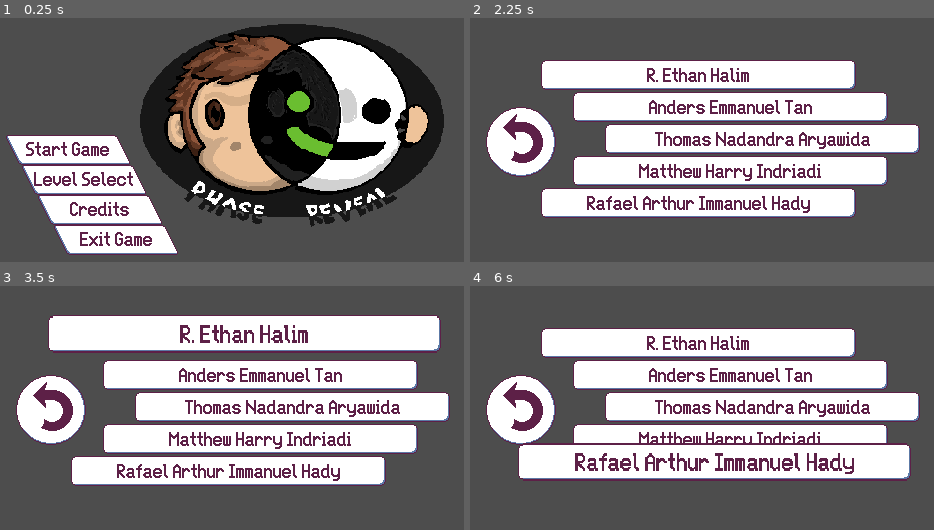
Above: before the commit, frames 1-4 (two rows, left to right).
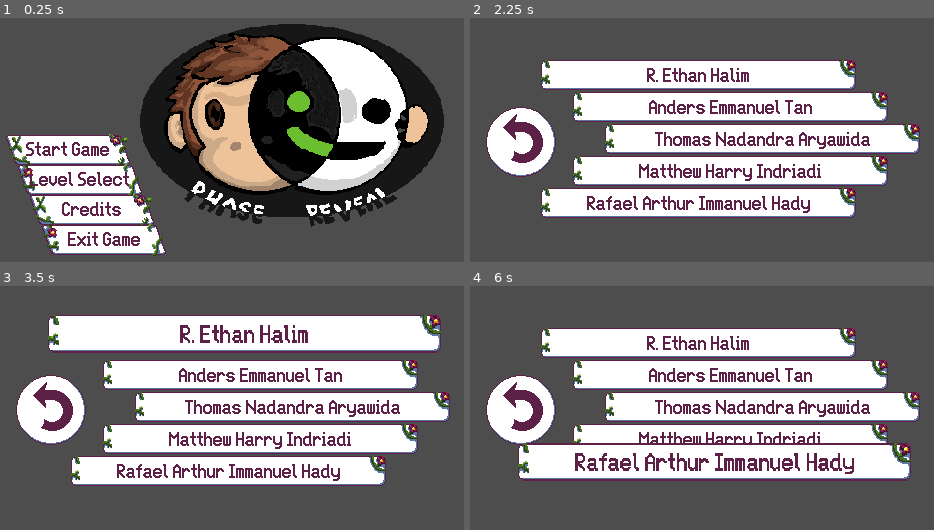
Above: after the commit, the same moments.

Repository: avaxar/phase-reveal
Game: Godot game, scene res://ui/title_screen/title_screen.tscn
The game is run twice, just before and just after one commit, with the same random seed, the same clock (stepped at 60 frames per second) and the same inputs. This scene is started directly instead of the project's main scene.
Inputs:
- Up to frame 1 (0.25 s): no input
- Up to frame 2 (2.25 s): click "Level Select" at 0.5 s; click "Test" at 1.25 s; click "Credits" at 2 s
- Up to frame 3 (3.5 s): click "R. Ethan Halim" at 2.75 s
- Up to frame 4 (6 s): click "Anders Emmanuel Tan" at 3.5 s; click "Thomas Nadandra Aryawida" at 4.25 s; click "Matthew Harry Indriadi" at 5 s; click "Rafael Arthur Immanuel Hady" at 5.75 s

The runs differ from the first frame. In frame 1, 3.9% of the frame differs, in the area x 1-39%, y 47-98%; in frame 2, 1.2%; in frame 3, 1.4%; in frame 4, 1.3%.

Commit message:
Updated Title Screen

Diff:
--- a/ui/buttons/button.tscn
+++ b/ui/buttons/button.tscn
@@ -1,7 +1,7 @@
 [gd_scene format=3 uid="uid://dhlfykxrhdtei"]
 
 [ext_resource type="Script" uid="uid://dklrieytpsupn" path="res://ui/buttons/button.gd" id="1_deflu"]
-[ext_resource type="Texture2D" uid="uid://cnnnwf83sv8sv" path="res://ui/buttons/button.png" id="2_sfsj8"]
+[ext_resource type="Texture2D" uid="uid://o2nxiqcc4lxm" path="res://ui/buttons/button1_1.png" id="2_x66oa"]
 [ext_resource type="FontFile" uid="uid://caod7um2jwkef" path="res://ui/buttons/button_font.ttf" id="3_x66oa"]
 
 [sub_resource type="LabelSettings" id="LabelSettings_5gjou"]
@@ -35,7 +35,7 @@
 grow_horizontal = 2
 grow_vertical = 2
 pivot_offset_ratio = Vector2(64, 16)
-texture_normal = ExtResource("2_sfsj8")
+texture_normal = ExtResource("2_x66oa")
 
 [node name="Label" type="Label" parent="TextureButton" unique_id=664656670]
 layout_mode = 1
--- a/ui/buttons/credits_button.tscn
+++ b/ui/buttons/credits_button.tscn
@@ -1,9 +1,18 @@
 [gd_scene format=3 uid="uid://ddfo6w7rqhvjv"]
 
 [ext_resource type="PackedScene" uid="uid://dhlfykxrhdtei" path="res://ui/buttons/button.tscn" id="1_ql5r3"]
-[ext_resource type="Texture2D" uid="uid://dx327lkvikd1l" path="res://ui/buttons/button2.png" id="2_cfjy1"]
+[ext_resource type="Texture2D" uid="uid://cl1eg6bkoo5pe" path="res://ui/buttons/button2_1.png" id="2_ql5r3"]
+[ext_resource type="FontFile" uid="uid://caod7um2jwkef" path="res://ui/buttons/button_font.ttf" id="3_cfjy1"]
+
+[sub_resource type="LabelSettings" id="LabelSettings_poilt"]
+font = ExtResource("3_cfjy1")
+font_size = 17
+font_color = Color(0.3647059, 0.1254902, 0.2784314, 1)
 
 [node name="CreditsButton" unique_id=1490667886 instance=ExtResource("1_ql5r3")]
 
 [node name="TextureButton" parent="." index="0" unique_id=2116613539]
-texture_normal = ExtResource("2_cfjy1")
+texture_normal = ExtResource("2_ql5r3")
+
+[node name="Label" parent="TextureButton" index="0" unique_id=664656670]
+label_settings = SubResource("LabelSettings_poilt")
--- a/ui/level_select/level_button.tscn
+++ b/ui/level_select/level_button.tscn
@@ -1,7 +1,7 @@
 [gd_scene format=3 uid="uid://cdhsom0l7780y"]
 
 [ext_resource type="Script" uid="uid://pds3e5kwla6h" path="res://ui/level_select/level_button.gd" id="1_ixtae"]
-[ext_resource type="Texture2D" uid="uid://cac21tvmiuvem" path="res://ui/level_select/level_button.png" id="2_sf8fc"]
+[ext_resource type="Texture2D" uid="uid://bqm2ih8prdx2a" path="res://ui/buttons/level_button1.png" id="2_sf8fc"]
 [ext_resource type="FontFile" uid="uid://caod7um2jwkef" path="res://ui/buttons/button_font.ttf" id="3_bho8w"]
 [ext_resource type="Texture2D" uid="uid://4n68q3ioymf8" path="res://ui/level_select/lock.png" id="4_sf8fc"]
 
--- a/ui/title_screen/title_screen.tscn
+++ b/ui/title_screen/title_screen.tscn
@@ -2,14 +2,22 @@
 
 [ext_resource type="Script" uid="uid://05qeltnb115i" path="res://ui/custom_containers/diagonal_containers.gd" id="1_ffat2"]
 [ext_resource type="Script" uid="uid://lgotqlu4jttw" path="res://ui/title_screen/title_screen.gd" id="1_rhiq2"]
-[ext_resource type="PackedScene" uid="uid://dhlfykxrhdtei" path="res://ui/buttons/button.tscn" id="2_72buf"]
 [ext_resource type="Texture2D" uid="uid://comq6mdhrmx77" path="res://ui/title_screen/splash.png" id="3_72buf"]
+[ext_resource type="Script" uid="uid://dklrieytpsupn" path="res://ui/buttons/button.gd" id="3_533ah"]
+[ext_resource type="Texture2D" uid="uid://o2nxiqcc4lxm" path="res://ui/buttons/button1_1.png" id="4_qua4x"]
 [ext_resource type="AudioStream" uid="uid://bdothn1fserm7" path="res://ui/buttons/hover.wav" id="5_2er51"]
+[ext_resource type="FontFile" uid="uid://caod7um2jwkef" path="res://ui/buttons/button_font.ttf" id="5_hhwne"]
 [ext_resource type="Script" uid="uid://bx1pbde6wnyr5" path="res://ui/custom_containers/circular_containers.gd" id="5_lgnx5"]
 [ext_resource type="PackedScene" uid="uid://ddfo6w7rqhvjv" path="res://ui/buttons/credits_button.tscn" id="6_1djn3"]
 [ext_resource type="AudioStream" uid="uid://b1wyi10l7kqo6" path="res://ui/buttons/click.wav" id="6_ca08b"]
+[ext_resource type="Texture2D" uid="uid://c37kpm0kvbcid" path="res://ui/buttons/button1_2.png" id="6_objlv"]
 [ext_resource type="PackedScene" uid="uid://bim5bk451w4jv" path="res://ui/buttons/back_button.tscn" id="7_1djn3"]
 [ext_resource type="PackedScene" uid="uid://cdhsom0l7780y" path="res://ui/level_select/level_button.tscn" id="8_gwpbi"]
+
+[sub_resource type="LabelSettings" id="LabelSettings_5gjou"]
+font = ExtResource("5_hhwne")
+font_size = 17
+font_color = Color(0.3647059, 0.1254902, 0.2784314, 1)
 
 [node name="TitleScreen" type="Control" unique_id=1774836456]
 layout_mode = 3
@@ -32,29 +40,173 @@
 size_flags_vertical = 4
 script = ExtResource("1_ffat2")
 y_dev = 30.0
-x_dev = 16.0
+x_dev = 12.0
 x_gap_dev = 0.0
 metadata/_custom_type_script = "uid://05qeltnb115i"
 
-[node name="Button" parent="ButtonsContainer/DiagonalContainer" unique_id=1490667886 instance=ExtResource("2_72buf")]
-layout_mode = 2
+[node name="Button" type="Control" parent="ButtonsContainer/DiagonalContainer" unique_id=1490667886]
+custom_minimum_size = Vector2(128, 30)
+layout_mode = 2
+script = ExtResource("3_533ah")
 action_id = "start"
 label_text = "Start Game"
 
-[node name="Button2" parent="ButtonsContainer/DiagonalContainer" unique_id=1126116840 instance=ExtResource("2_72buf")]
-layout_mode = 2
+[node name="TextureButton" type="TextureButton" parent="ButtonsContainer/DiagonalContainer/Button" unique_id=2116613539]
+layout_mode = 1
+anchors_preset = 8
+anchor_left = 0.5
+anchor_top = 0.5
+anchor_right = 0.5
+anchor_bottom = 0.5
+offset_left = -64.0
+offset_top = -16.0
+offset_right = 64.0
+offset_bottom = 16.0
+grow_horizontal = 2
+grow_vertical = 2
+pivot_offset_ratio = Vector2(64, 16)
+texture_normal = ExtResource("4_qua4x")
+
+[node name="Label" type="Label" parent="ButtonsContainer/DiagonalContainer/Button/TextureButton" unique_id=664656670]
+layout_mode = 1
+anchors_preset = 8
+anchor_left = 0.5
+anchor_top = 0.5
+anchor_right = 0.5
+anchor_bottom = 0.5
+offset_left = -20.0
+offset_top = -11.5
+offset_right = 20.0
+offset_bottom = 11.5
+grow_horizontal = 2
+grow_vertical = 2
+text = "Test"
+label_settings = SubResource("LabelSettings_5gjou")
+horizontal_alignment = 1
+vertical_alignment = 1
+
+[node name="Button2" type="Control" parent="ButtonsContainer/DiagonalContainer" unique_id=1126116840]
+custom_minimum_size = Vector2(128, 30)
+layout_mode = 2
+script = ExtResource("3_533ah")
 action_id = "levels"
 label_text = "Level Select"
 
-[node name="Button3" parent="ButtonsContainer/DiagonalContainer" unique_id=1067849086 instance=ExtResource("2_72buf")]
-layout_mode = 2
+[node name="TextureButton" type="TextureButton" parent="ButtonsContainer/DiagonalContainer/Button2" unique_id=345711332]
+layout_mode = 1
+anchors_preset = 8
+anchor_left = 0.5
+anchor_top = 0.5
+anchor_right = 0.5
+anchor_bottom = 0.5
+offset_left = -64.0
+offset_top = -16.0
+offset_right = 64.0
+offset_bottom = 16.0
+grow_horizontal = 2
+grow_vertical = 2
+pivot_offset_ratio = Vector2(64, 16)
+texture_normal = ExtResource("6_objlv")
+
+[node name="Label" type="Label" parent="ButtonsContainer/DiagonalContainer/Button2/TextureButton" unique_id=355007108]
+layout_mode = 1
+anchors_preset = 8
+anchor_left = 0.5
+anchor_top = 0.5
+anchor_right = 0.5
+anchor_bottom = 0.5
+offset_left = -20.0
+offset_top = -11.5
+offset_right = 20.0
+offset_bottom = 11.5
+grow_horizontal = 2
+grow_vertical = 2
+text = "Test"
+label_settings = SubResource("LabelSettings_5gjou")
+horizontal_alignment = 1
+vertical_alignment = 1
+
+[node name="Button3" type="Control" parent="ButtonsContainer/DiagonalContainer" unique_id=1067849086]
+custom_minimum_size = Vector2(128, 30)
+layout_mode = 2
+script = ExtResource("3_533ah")
 action_id = "credits"
 label_text = "Credits"
 
-[node name="Button4" parent="ButtonsContainer/DiagonalContainer" unique_id=2070398701 instance=ExtResource("2_72buf")]
-layout_mode = 2
+[node name="TextureButton" type="TextureButton" parent="ButtonsContainer/DiagonalContainer/Button3" unique_id=934115529]
+layout_mode = 1
+anchors_preset = 8
+anchor_left = 0.5
+anchor_top = 0.5
+anchor_right = 0.5
+anchor_bottom = 0.5
+offset_left = -64.0
+offset_top = -16.0
+offset_right = 64.0
+offset_bottom = 16.0
+grow_horizontal = 2
+grow_vertical = 2
+pivot_offset_ratio = Vector2(64, 16)
+texture_normal = ExtResource("4_qua4x")
+
+[node name="Label" type="Label" parent="ButtonsContainer/DiagonalContainer/Button3/TextureButton" unique_id=69376392]
+layout_mode = 1
+anchors_preset = 8
+anchor_left = 0.5
+anchor_top = 0.5
+anchor_right = 0.5
+anchor_bottom = 0.5
+offset_left = -20.0
+offset_top = -11.5
+offset_right = 20.0
+offset_bottom = 11.5
+grow_horizontal = 2
+grow_vertical = 2
+text = "Test"
+label_settings = SubResource("LabelSettings_5gjou")
+horizontal_alignment = 1
+vertical_alignment = 1
+
+[node name="Button4" type="Control" parent="ButtonsContainer/DiagonalContainer" unique_id=2070398701]
+custom_minimum_size = Vector2(128, 30)
+layout_mode = 2
+script = ExtResource("3_533ah")
 action_id = "exit"
 label_text = "Exit Game"
+
+[node name="TextureButton" type="TextureButton" parent="ButtonsContainer/DiagonalContainer/Button4" unique_id=1544165161]
+layout_mode = 1
+anchors_preset = 8
+anchor_left = 0.5
+anchor_top = 0.5
+anchor_right = 0.5
+anchor_bottom = 0.5
+offset_left = -64.0
+offset_top = -16.0
+offset_right = 64.0
+offset_bottom = 16.0
+grow_horizontal = 2
+grow_vertical = 2
+pivot_offset_ratio = Vector2(64, 16)
+texture_normal = ExtResource("6_objlv")
+
+[node name="Label" type="Label" parent="ButtonsContainer/DiagonalContainer/Button4/TextureButton" unique_id=487030180]
+layout_mode = 1
+anchors_preset = 8
+anchor_left = 0.5
+anchor_top = 0.5
+anchor_right = 0.5
+anchor_bottom = 0.5
+offset_left = -20.0
+offset_top = -11.5
+offset_right = 20.0
+offset_bottom = 11.5
+grow_horizontal = 2
+grow_vertical = 2
+text = "Test"
+label_settings = SubResource("LabelSettings_5gjou")
+horizontal_alignment = 1
+vertical_alignment = 1
 
 [node name="SplashContainer" type="MarginContainer" parent="." unique_id=1341069424]
 layout_mode = 1
@@ -142,8 +294,8 @@
 offset_bottom = 56.0
 grow_horizontal = 2
 grow_vertical = 2
-theme_override_constants/h_separation = 16
-theme_override_constants/v_separation = 16
+theme_override_constants/h_separation = 24
+theme_override_constants/v_separation = 24
 columns = 3
 
 [node name="LevelButton" parent="LevelSelectContainer" unique_id=1341801437 instance=ExtResource("8_gwpbi")]
@@ -181,3 +333,24 @@
 
 [node name="ClickSound" type="AudioStreamPlayer2D" parent="." unique_id=1711002644]
 stream = ExtResource("6_ca08b")
+
+[connection signal="focus_entered" from="ButtonsContainer/DiagonalContainer/Button/TextureButton" to="ButtonsContainer/DiagonalContainer/Button" method="_on_texture_button_focus_entered"]
+[connection signal="focus_exited" from="ButtonsContainer/DiagonalContainer/Button/TextureButton" to="ButtonsContainer/DiagonalContainer/Button" method="_on_texture_button_focus_exited"]
+[connection signal="mouse_entered" from="ButtonsContainer/DiagonalContainer/Button/TextureButton" to="ButtonsContainer/DiagonalContainer/Button" method="_on_texture_button_mouse_entered"]
+[connection signal="mouse_exited" from="ButtonsContainer/DiagonalContainer/Button/TextureButton" to="ButtonsContainer/DiagonalContainer/Button" method="_on_texture_button_mouse_exited"]
+[connection signal="pressed" from="ButtonsContainer/DiagonalContainer/Button/TextureButton" to="ButtonsContainer/DiagonalContainer/Button" method="_on_texture_button_pressed"]
+[connection signal="focus_entered" from="ButtonsContainer/DiagonalContainer/Button2/TextureButton" to="ButtonsContainer/DiagonalContainer/Button2" method="_on_texture_button_focus_entered"]
+[connection signal="focus_exited" from="ButtonsContainer/DiagonalContainer/Button2/TextureButton" to="ButtonsContainer/DiagonalContainer/Button2" method="_on_texture_button_focus_exited"]
+[connection signal="mouse_entered" from="ButtonsContainer/DiagonalContainer/Button2/TextureButton" to="ButtonsContainer/DiagonalContainer/Button2" method="_on_texture_button_mouse_entered"]
+[connection signal="mouse_exited" from="ButtonsContainer/DiagonalContainer/Button2/TextureButton" to="ButtonsContainer/DiagonalContainer/Button2" method="_on_texture_button_mouse_exited"]
+[connection signal="pressed" from="ButtonsContainer/DiagonalContainer/Button2/TextureButton" to="ButtonsContainer/DiagonalContainer/Button2" method="_on_texture_button_pressed"]
+[connection signal="focus_entered" from="ButtonsContainer/DiagonalContainer/Button3/TextureButton" to="ButtonsContainer/DiagonalContainer/Button3" method="_on_texture_button_focus_entered"]
+[connection signal="focus_exited" from="ButtonsContainer/DiagonalContainer/Button3/TextureButton" to="ButtonsContainer/DiagonalContainer/Button3" method="_on_texture_button_focus_exited"]
+[connection signal="mouse_entered" from="ButtonsContainer/DiagonalContainer/Button3/TextureButton" to="ButtonsContainer/DiagonalContainer/Button3" method="_on_texture_button_mouse_entered"]
+[connection signal="mouse_exited" from="ButtonsContainer/DiagonalContainer/Button3/TextureButton" to="ButtonsContainer/DiagonalContainer/Button3" method="_on_texture_button_mouse_exited"]
+[connection signal="pressed" from="ButtonsContainer/DiagonalContainer/Button3/TextureButton" to="ButtonsContainer/DiagonalContainer/Button3" method="_on_texture_button_pressed"]
+[connection signal="focus_entered" from="ButtonsContainer/DiagonalContainer/Button4/TextureButton" to="ButtonsContainer/DiagonalContainer/Button4" method="_on_texture_button_focus_entered"]
+[connection signal="focus_exited" from="ButtonsContainer/DiagonalContainer/Button4/TextureButton" to="ButtonsContainer/DiagonalContainer/Button4" method="_on_texture_button_focus_exited"]
+[connection signal="mouse_entered" from="ButtonsContainer/DiagonalContainer/Button4/TextureButton" to="ButtonsContainer/DiagonalContainer/Button4" method="_on_texture_button_mouse_entered"]
+[connection signal="mouse_exited" from="ButtonsContainer/DiagonalContainer/Button4/TextureButton" to="ButtonsContainer/DiagonalContainer/Button4" method="_on_texture_button_mouse_exited"]
+[connection signal="pressed" from="ButtonsContainer/DiagonalContainer/Button4/TextureButton" to="ButtonsContainer/DiagonalContainer/Button4" method="_on_texture_button_pressed"]
Binary file removed: ui/buttons/button.png
Binary file added: ui/buttons/button1_1.png
Not shown, added: ui/buttons/button1_1.png.import
Binary file added: ui/buttons/button1_2.png
Not shown, added: ui/buttons/button1_2.png.import
Binary file removed: ui/buttons/button2.png
Binary file added: ui/buttons/button2_1.png
Not shown, changed: ui/buttons/button2_1.png.import
Binary file added: ui/buttons/button2_2.png
Not shown, changed: ui/buttons/button2_2.png.import
Binary file added: ui/buttons/level_button1.png
Not shown, added: ui/buttons/level_button1.png.import
(and 6 more such lines)
